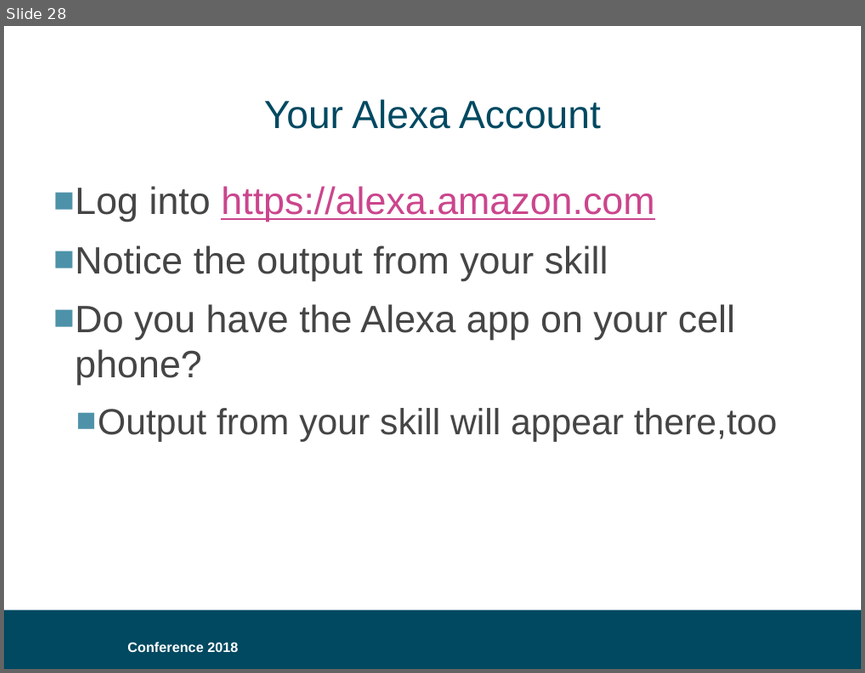
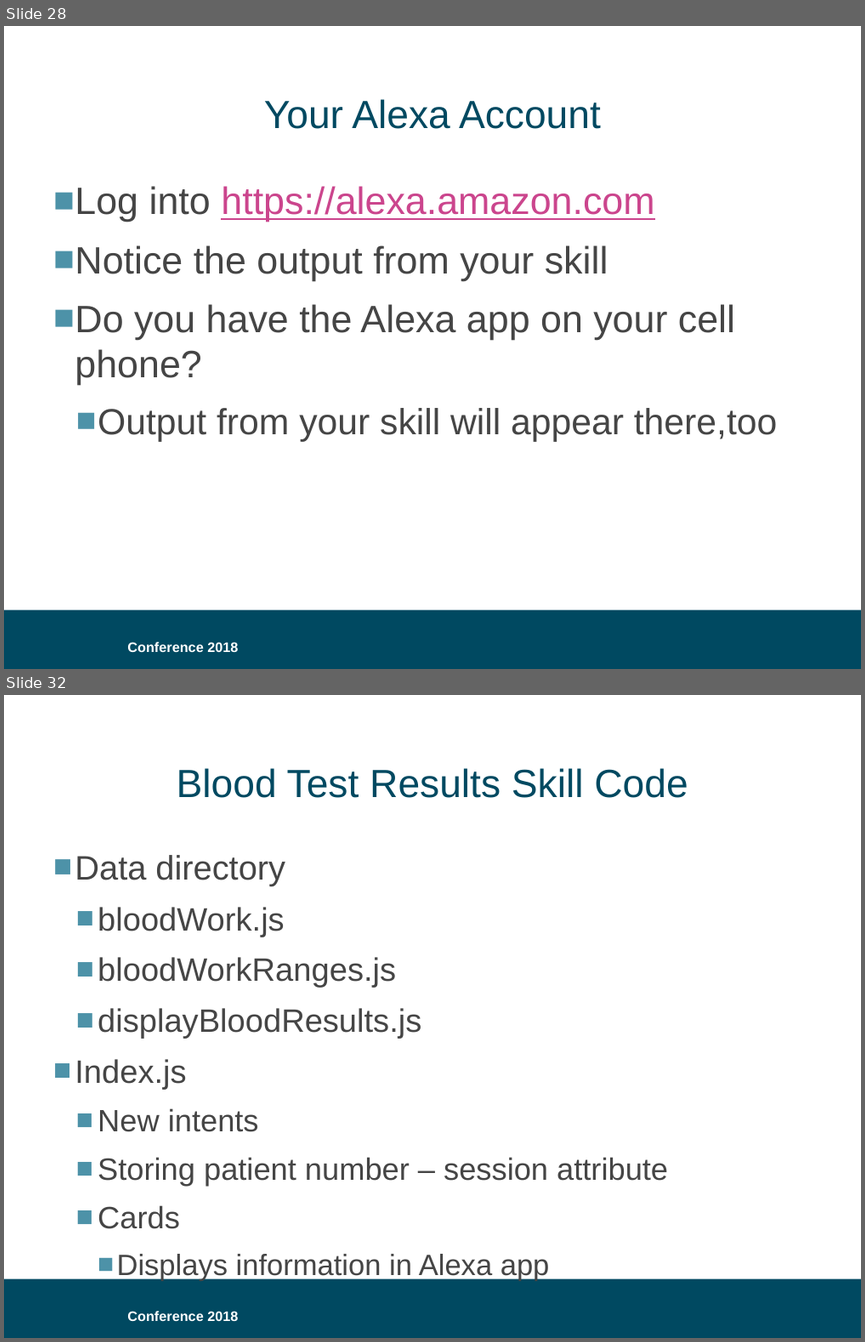
Before and after one commit to bklug/introductory-alexa-workshop, a slide deck: build-an-alexa-skill-for.pptx. Shown one above the other, each under a label of ours: slide 28 before the commit, slides 28 and 32 after it; the slides between them are not shown. The pictures are 865x673 and 865x1342 pixels, drawn with LibreOffice and Linux fonts; fonts in the diff are those of the drawing; background and template pictures are left out. Boxes give left, top, right and bottom in pixels: in the first picture for what was removed or moved away, otherwise in the second. Text is boxed around its words. In the diff, an @@ line names an element or a change of style, - is before the commit and + after.

```diff
--- a/build-an-alexa-skill-for.pptx
+++ b/build-an-alexa-skill-for.pptx
@@ slide 32 added at (x1=4, y1=695, x2=861, y2=1338), background #FFFFFF; not listed: 2 template elements that a slide beside it also shows @@
@@ title added at (x1=177, y1=768, x2=687, y2=798), 33 pt, text #004961 @@
+Blood Test Results Skill Code
@@ text added at (x1=75, y1=855, x2=668, y2=1281), 27.2 pt, text #454545 @@
+■ Data directory
+  ■ bloodWork.js
+  ■ bloodWorkRanges.js
+  ■ displayBloodResults.js
+■ Index.js
+  ■ New intents
+  ■ Storing patient number – session attribute
+  ■ Cards
+    ■ Displays information in Alexa app
```
Also in this commit, not shown: 1 slide changed, 2 other slides added.
